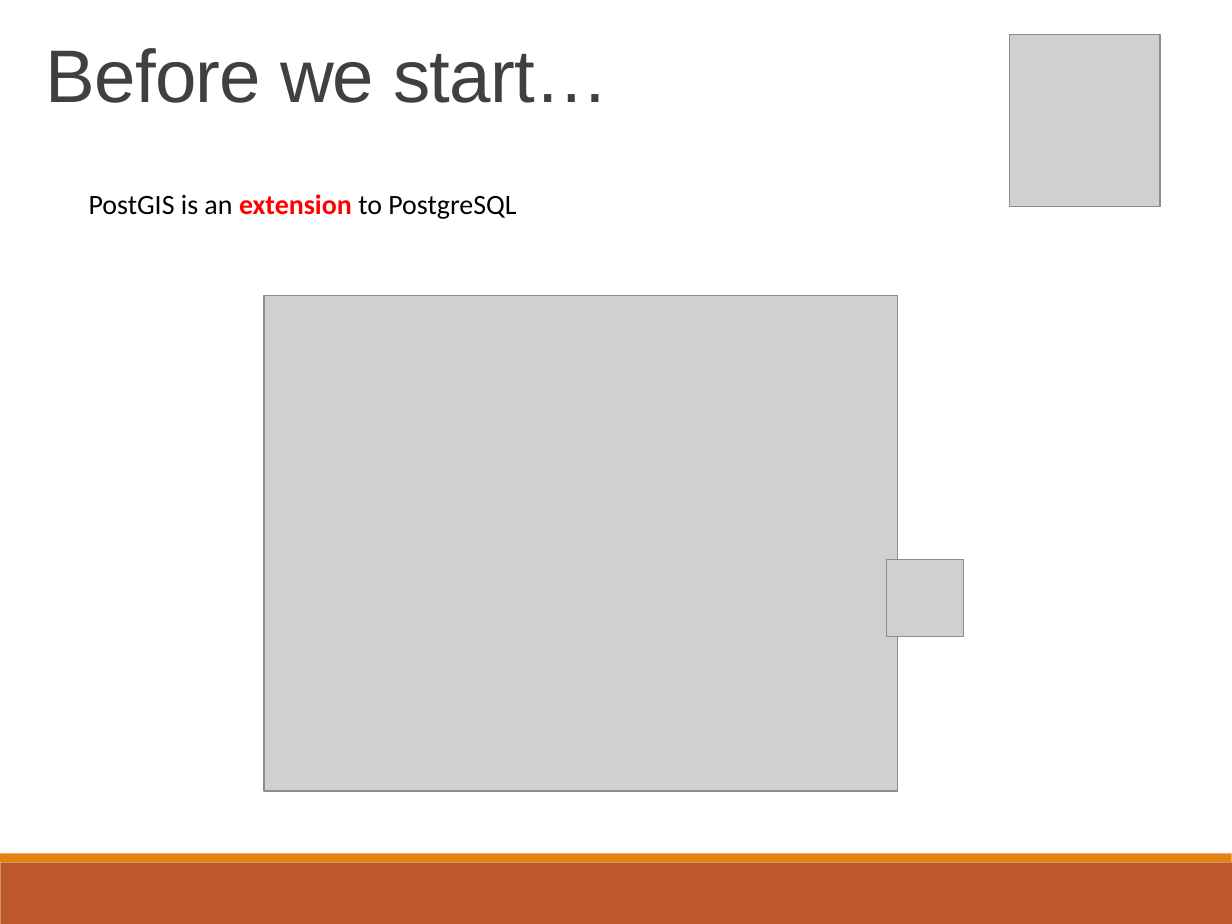
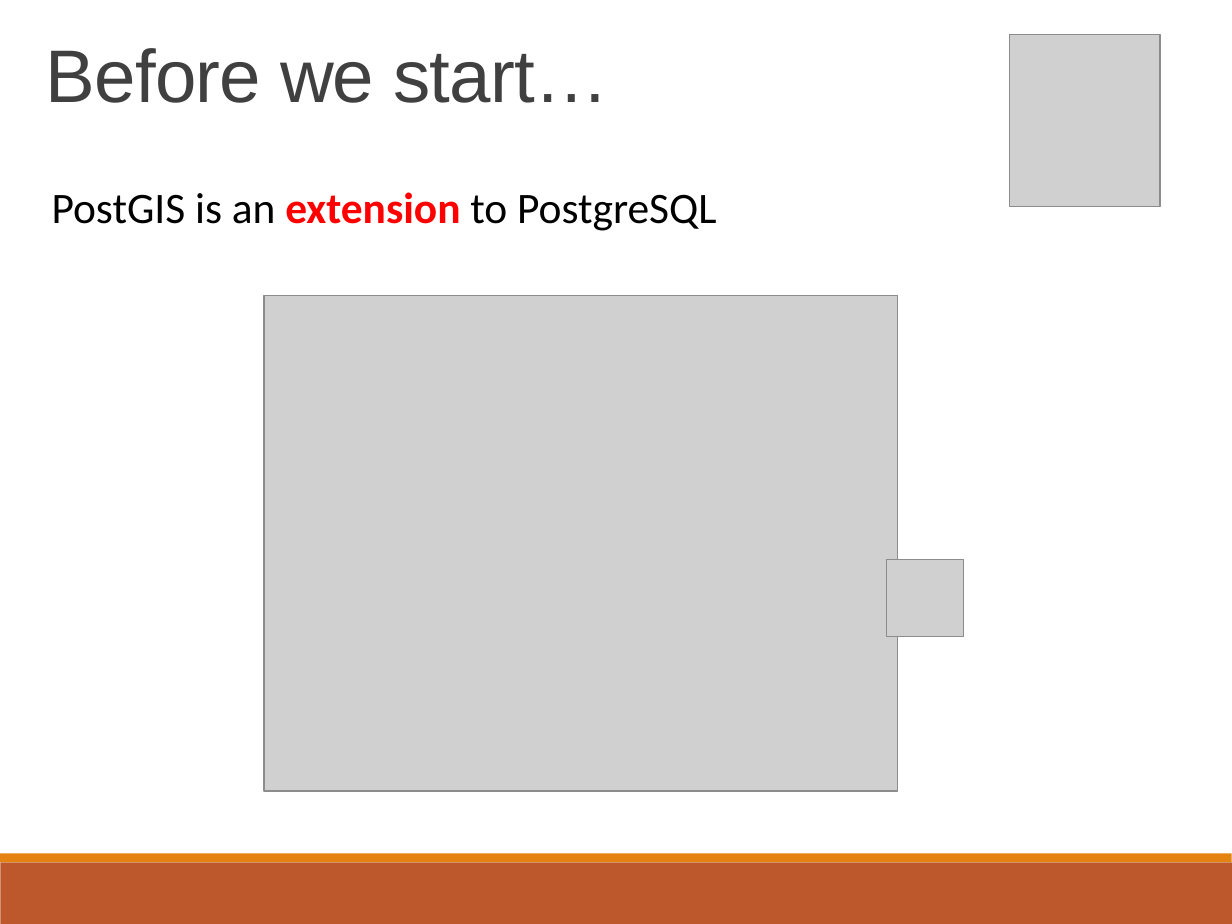
Before and after one commit to lcalisto/workshop-postgis-vector, a slide deck: slide 3 of presentation.pptx. Drawn at 1232x924 pixels with LibreOffice and Linux fonts; fonts in the diff are those of the drawing; grey boxes stand for pictures. Boxes give left, top, right and bottom in pixels: in the first picture for what was removed or moved away, otherwise in the second. Text is boxed around its words. In the diff, an @@ line names an element or a change of style, - is before the commit and + after.

```diff
--- a/presentation.pptx
+++ b/presentation.pptx
@@ text "PostGIS is an extension to ...": place and size @@
-text "PostGIS is an extension to ..." at box(89, 194, 516, 219)
+text "PostGIS is an extension to ..." at box(52, 192, 716, 231)
@@ text "PostGIS is an extension to ..." at box(52, 192, 716, 231): size 18 to 28 pt @@
```
Also in this commit, not shown: 3 other slides changed, 1 other file.
